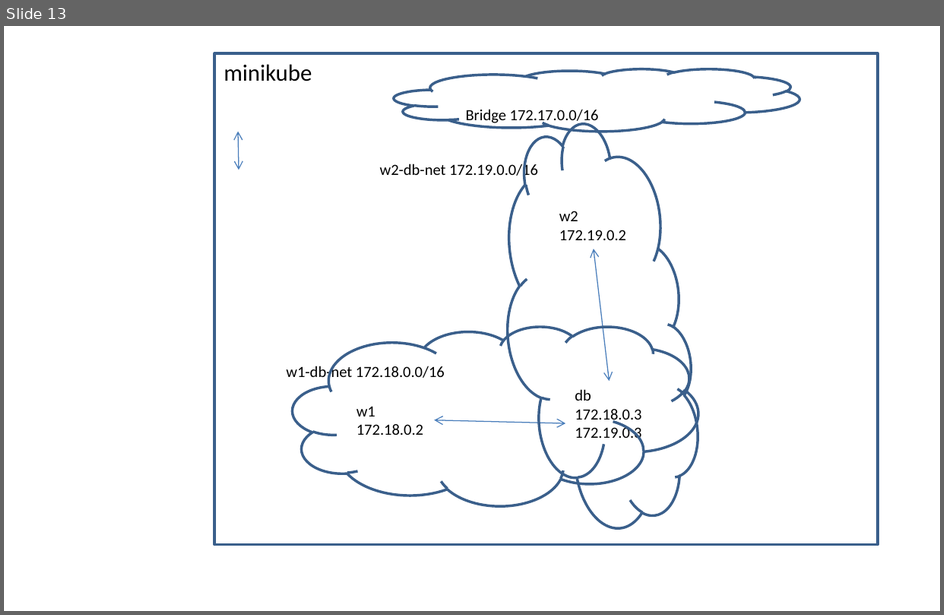
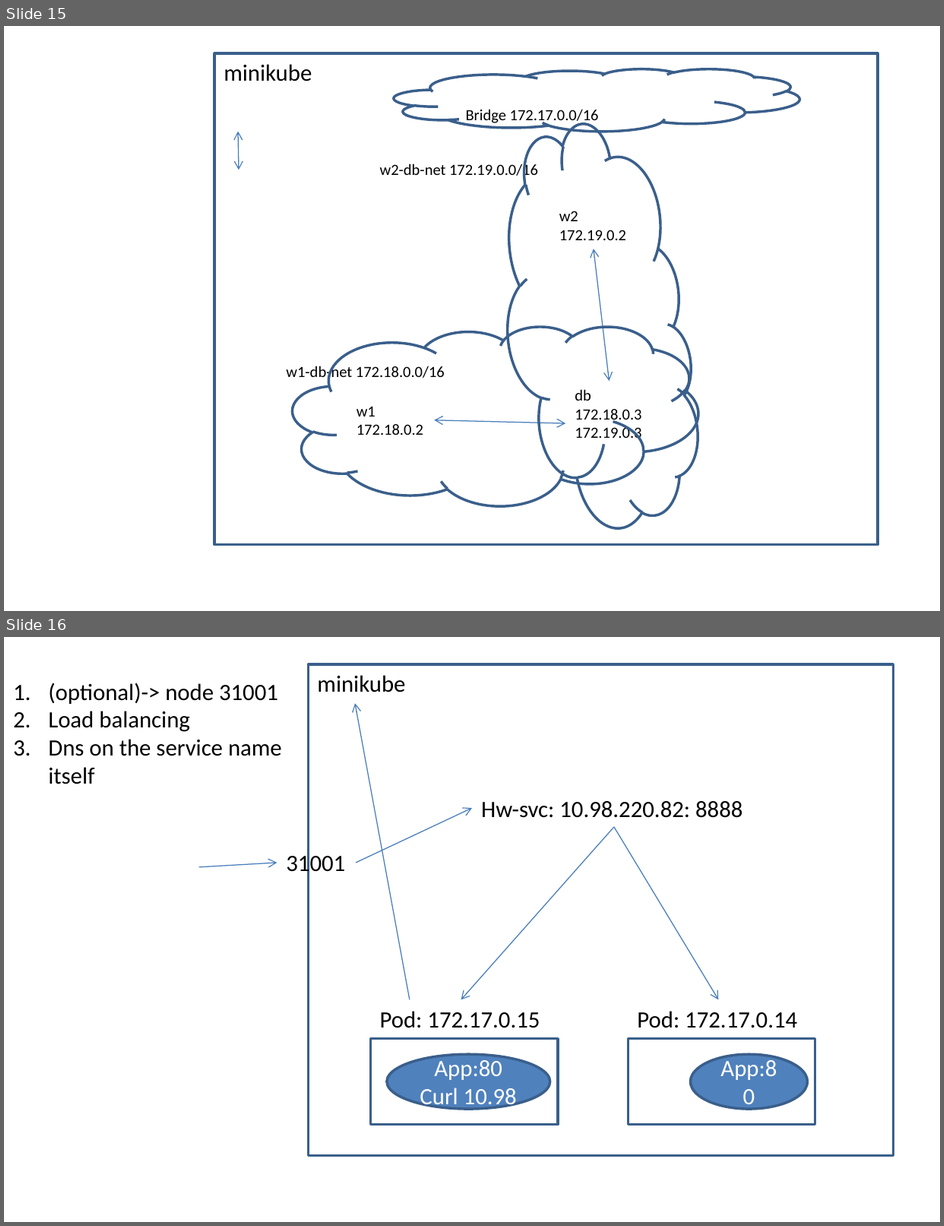
Before and after one commit to AdityaSP/ora-jun24-dock-kube, a slide deck: rough-diag.pptx. Shown one above the other, each under a label of ours: slide 13 before the commit, slides 15 and 16 after it. The pictures are 944x615 and 944x1226 pixels, drawn with LibreOffice and Linux fonts; fonts in the diff are those of the drawing. Boxes give left, top, right and bottom in pixels: in the first picture for what was removed or moved away, otherwise in the second. Text is boxed around its words. In the diff, an @@ line names an element or a change of style, - is before the commit and + after.

```diff
--- a/rough-diag.pptx
+++ b/rough-diag.pptx
@@ slide 16 added at [4, 637, 940, 1222], background #FFFFFF @@
@@ rectangle added at [308, 664, 893, 1156], outline #3A5F8C 2 pt @@
@@ text added at [317, 675, 405, 692], 18 pt, text #000000 @@
+minikube
@@ text added at [48, 683, 282, 784], 18 pt, text #000000 @@
+1. (optional)-> node 31001
+2. Load balancing
+3. Dns on the service name itself
@@ arrow added from (409, 1000) to (355, 703), #4B7EBC 0.75 pt @@
@@ arrow added from (356, 863) to (472, 808), #4B7EBC 0.75 pt @@
@@ text added at [481, 801, 743, 818], 18 pt, text #000000 @@
+Hw-svc: 10.98.220.82: 8888
@@ arrow added from (614, 827) to (461, 1000), #4B7EBC 0.75 pt @@
@@ arrow added from (614, 827) to (718, 1000), #4B7EBC 0.75 pt @@
@@ arrow added from (199, 867) to (278, 863), #4B7EBC 0.75 pt @@
@@ text added at [286, 852, 345, 878], 18 pt, text #000000 @@
+31001
@@ text added at [380, 1011, 540, 1028], 18 pt, text #000000 @@
+Pod: 172.17.0.15
@@ text added at [637, 1011, 797, 1028], 18 pt, text #000000 @@
+Pod: 172.17.0.14
@@ rectangle added at [371, 1039, 558, 1125], outline #3A5F8C 2 pt @@
@@ rectangle added at [629, 1039, 816, 1125], outline #3A5F8C 2 pt @@
@@ ellipse added at [387, 1054, 550, 1109], fill #4F81BD, outline #3A5F8C 2 pt, 18 pt, text #FFFFFF @@
+App:80
+Curl 10.98
@@ ellipse added at [690, 1054, 807, 1109], fill #4F81BD, outline #3A5F8C 2 pt, 18 pt, text #FFFFFF @@
+App:80
@@ what was slide 13 is now slide 15 @@
```
Also in this commit, not shown: 1 slide changed, 3 other slides added, 2 other files.
